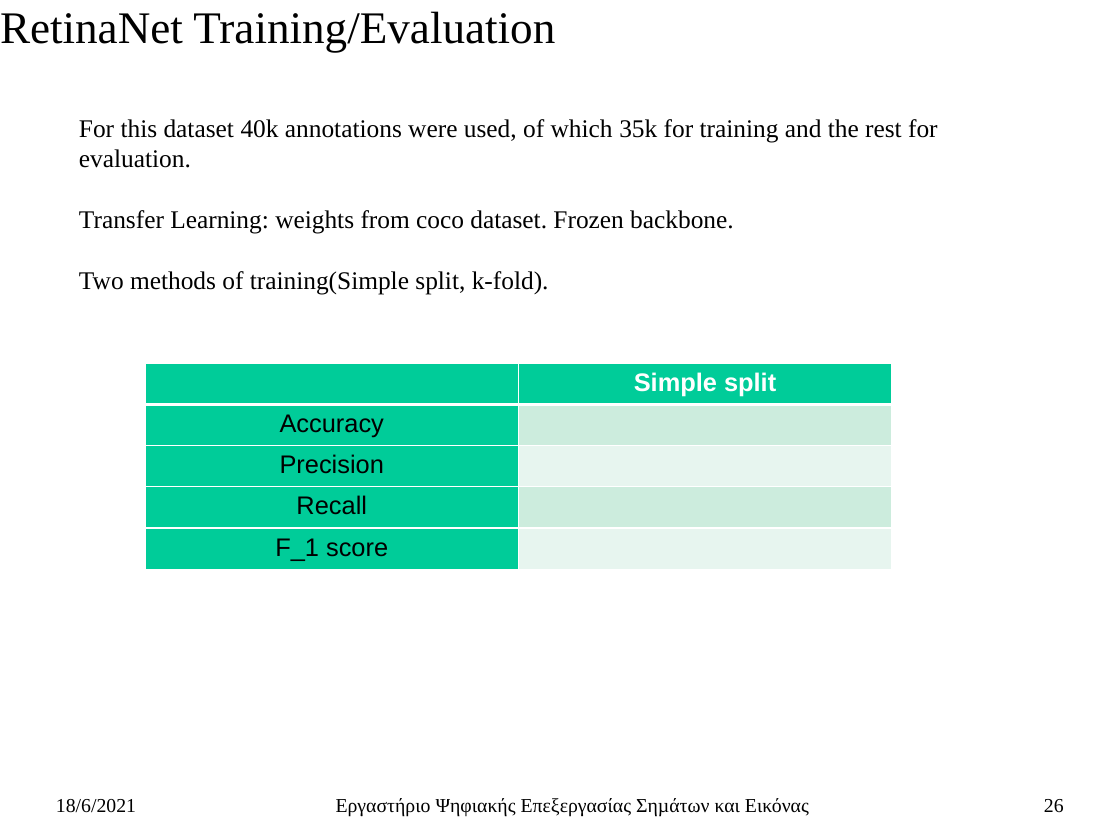
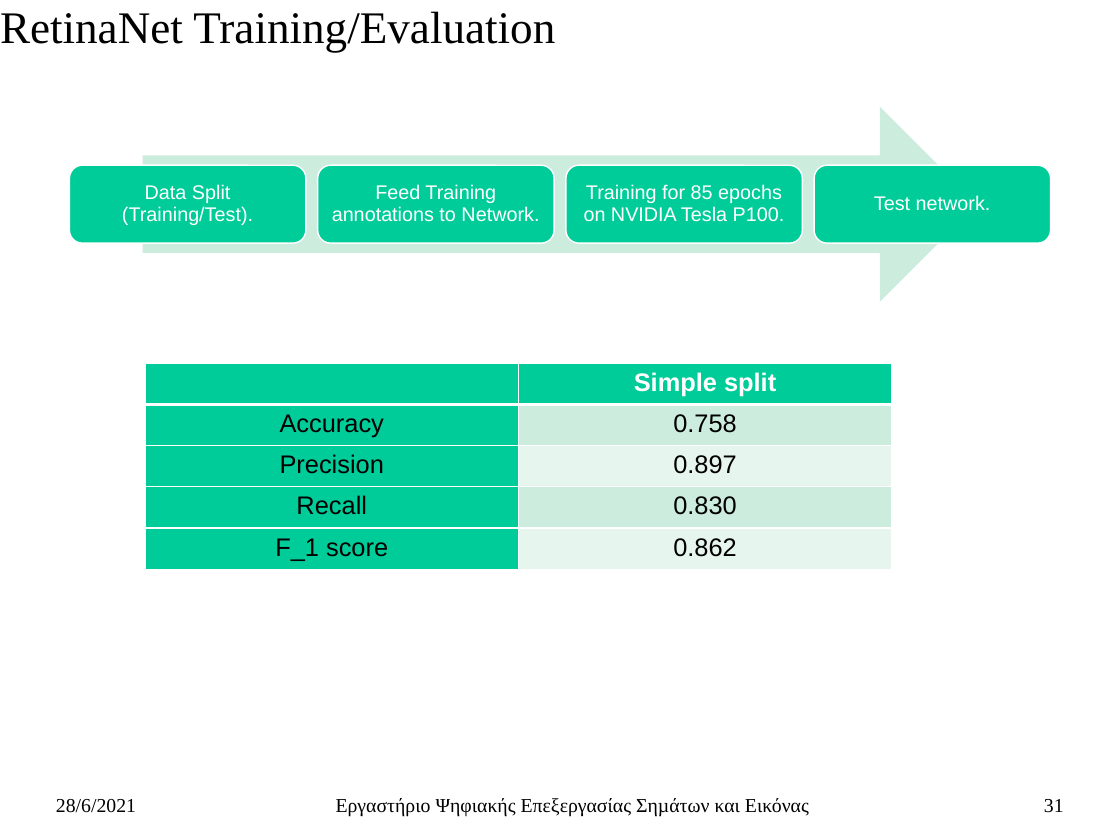
Before and after one commit to ChristosTrimas/ai-detection-systems, a slide deck: slide 31 of thesis/thesis_so_far_presentation_v_0_3.pptx (slide 26 before the commit). Drawn at 1120x840 pixels with LibreOffice and Linux fonts; fonts in the diff are those of the drawing. Boxes give left, top, right and bottom in pixels: in the first picture for what was removed or moved away, otherwise in the second. Text is boxed around its words. In the diff, an @@ line names an element or a change of style, - is before the commit and + after.

```diff
--- a/thesis/thesis_so_far_presentation_v_0_3.pptx
+++ b/thesis/thesis_so_far_presentation_v_0_3.pptx
@@ text removed at (79, 119, 938, 295) @@
-For this dataset 40k annotations were used, of which 35k for training and the rest for evaluation.
-Transfer Learning: weights from coco dataset. Frozen backbone.
-Two methods of training(Simple split, k-fold).
@@ group added at (69, 107, 1051, 302): 4 rounded rectangles, 4 texts, 1 right arrow @@
+Data Split (Training/Test).
+Feed Training annotations to Network.
+Training for 85 epochs on NVIDIA Tesla P100.
+Test network.
@@ table at (145, 363, 891, 569) @@
-row 2, column 2: 
+row 2, column 2: 0.758
-row 3, column 2: 
+row 3, column 2: 0.897
-row 4, column 2: 
+row 4, column 2: 0.830
-row 5, column 2: 
+row 5, column 2: 0.862
@@ text at (56, 799, 136, 813): text changed @@
-18/6/2021
+28/6/2021
@@ page number at (1044, 799, 1064, 813): text changed @@
-26
+31
```
Also in this commit, not shown: 27 other slides changed, 6 slides added.
